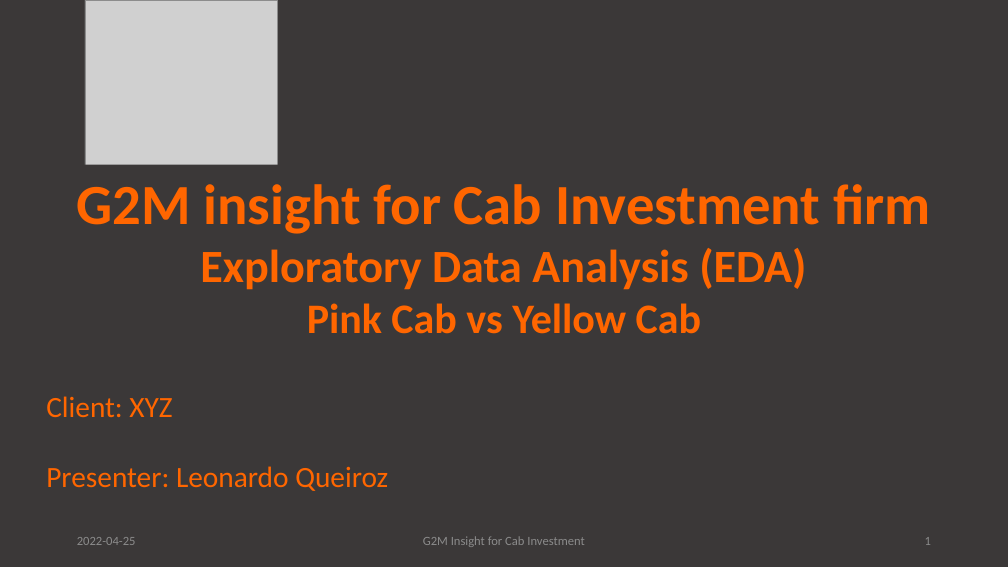
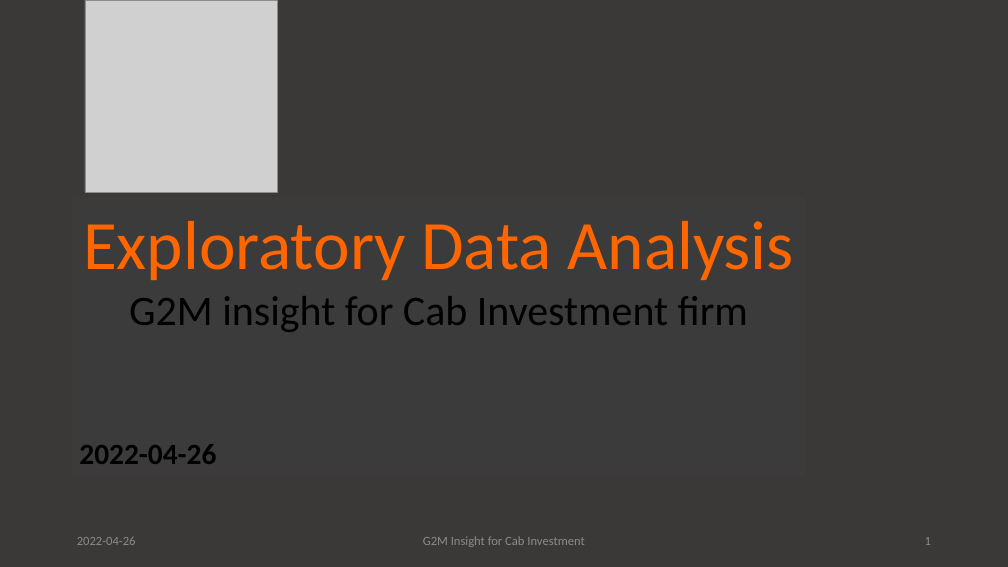
Before and after one commit to leopqrz/Data_Glacier_Internship, a slide deck: slide 1 of week_02/G2M_Case_Study_V1.0_Leo.pptx. Drawn at 1008x567 pixels with LibreOffice and Linux fonts; fonts in the diff are those of the drawing; grey boxes stand for pictures. Boxes give left, top, right and bottom in pixels: in the first picture for what was removed or moved away, otherwise in the second. Text is boxed around its words. In the diff, an @@ line names an element or a change of style, - is before the commit and + after.

Commit message:
Update presentation

```diff
--- a/week_02/G2M_Case_Study_V1.0_Leo.pptx
+++ b/week_02/G2M_Case_Study_V1.0_Leo.pptx
@@ text "Exploratory Data Analysis": place and size @@
-text "Exploratory Data Analysis" at box(76, 184, 931, 334)
+text "Exploratory Data Analysis" at box(79, 221, 794, 464)
@@ text at box(83, 221, 794, 280): paragraph added @@
+Exploratory Data Analysis
@@ text at box(129, 296, 748, 332): size 54 to 40 pt, text colour #FF6600 to #000000, bold off in "G2M insight for Cab Investment firm" @@
@@ text removed at box(46, 396, 388, 491) @@
-Client: XYZ
-Presenter: Leonardo Queiroz
@@ text at box(79, 444, 216, 464): text changed; size 44 to 28 pt; text colour #FF6600 to #000000 @@
-Exploratory Data Analysis (EDA)
-Pink Cab vs Yellow Cab
+2022-04-26
```
Also in this commit, not shown: 35 other slides changed, 2 slides added, 1 other file.
